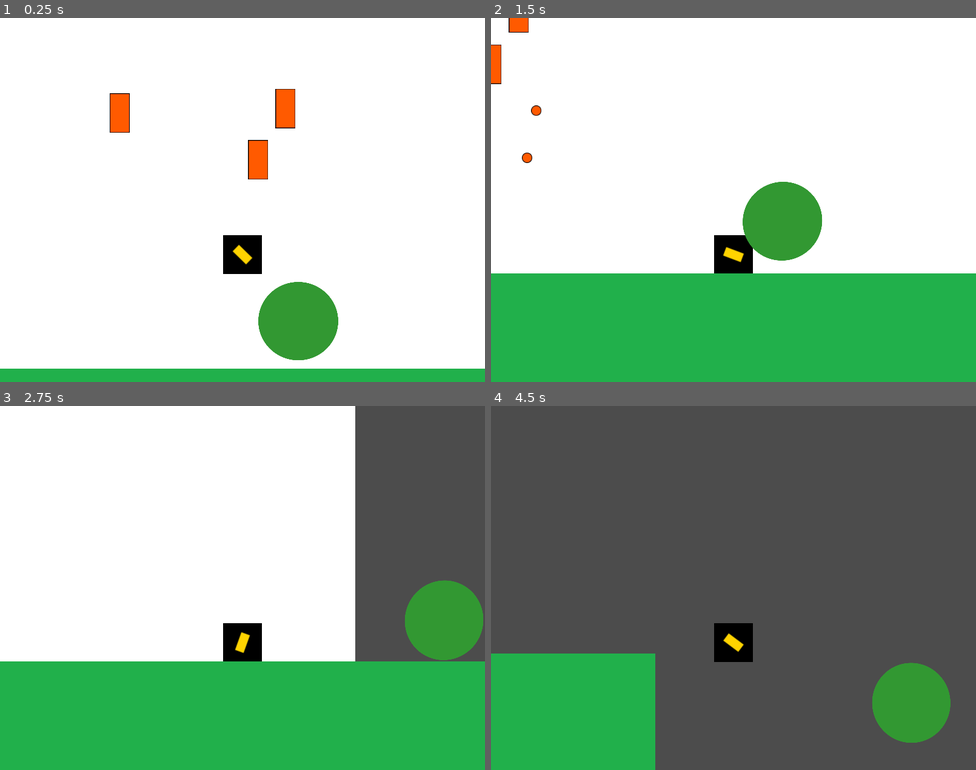
Above: before the commit, frames 1-4 (two rows, left to right).
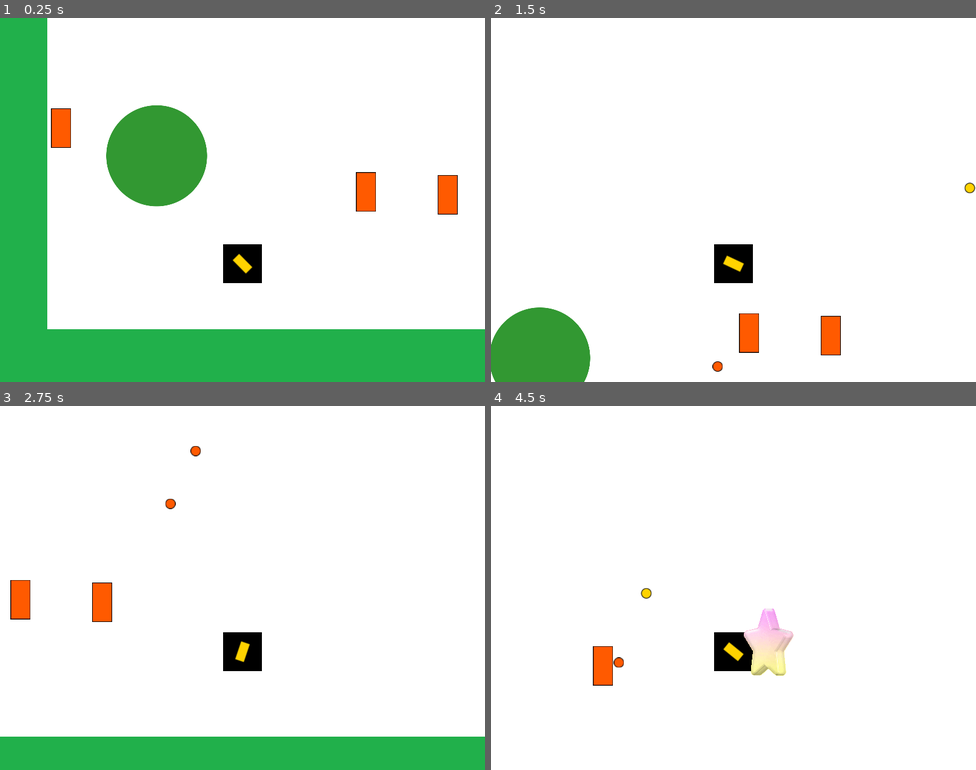
Above: after the commit, the same moments.

Repository: pasqualegabriel/VideoJuegos
Game: Godot game, scene res://Main.tscn
Two runs of this game, one before a commit and one after it. Both use one fixed random seed, a clock stepped at 60 frames per second and the inputs below.
Inputs (mouse positions are in pixels of both pictures, inside the frame that each line leads up to):
- Up to frame 1 (0.25 s): no input
- Up to frame 2 (1.5 s): move the mouse to (840, 181) at 0.52 s; hold D (move_right) from 0.53 s (still down); click (840, 181) at 0.6 s; tap Space (jump) at 0.77, 0.8, 1.07, 1.35 s; move the mouse to (636, 218) at 1.27 s
- Up to frame 3 (2.75 s): tap Space (jump) at 1.52, 1.82, 2.3 s; click (145, 606) at 1.55 s; move the mouse to (291, 507) at 2.02 s; release D (move_right) at 2.03 s; hold A (move_left) from 2.03 s (still down); click (291, 507) at 2.1 s
- Up to frame 4 (4.5 s): move the mouse to (709, 660) at 2.77 s; release A (move_left) at 2.78 s; hold D (move_right) 2.78-4.28 s; click (709, 660) at 2.85 s; tap Space (jump) at 3.02, 3.32, 3.6, 3.77, 4.07 s; move the mouse to (879, 642) at 3.52 s; move the mouse to (588, 533) at 4.27 s; hold A (move_left) from 4.28 s (still down); click (588, 533) at 4.35 s

The runs differ from the first frame. In frame 1, 29% of the frame differs, in the area x 0-100%, y 0-97%; in frame 2, 34%; in frame 3, 41%; in frame 4, 100%, in the area x 0-100%, y 0-100%.

Commit message:
clase 4 version 2

Diff:
--- a/Clase 4/Floor.tscn
+++ /dev/null
@@ -1,18 +0,0 @@
-[gd_scene load_steps=3 format=2]
-
-[ext_resource path="res://assets/textures/floor.png" type="Texture" id=1]
-
-[sub_resource type="RectangleShape2D" id=1]
-extents = Vector2( 171.251, 497.119 )
-
-[node name="Floor" type="StaticBody2D"]
-position = Vector2( 0, -6.72717 )
-
-[node name="Sprite" type="Sprite" parent="."]
-position = Vector2( -169.837, 277.4 )
-scale = Vector2( 5.16989, 12.8797 )
-texture = ExtResource( 1 )
-
-[node name="CollisionShape2D" type="CollisionShape2D" parent="."]
-position = Vector2( -170.635, 345.528 )
-shape = SubResource( 1 )
--- /dev/null
+++ b/Clase 4/Global.gd
@@ -0,0 +1,5 @@
+extends Node
+
+
+func level_passed():
+	OS.shell_open("https://www.youtube.com/watch?v=dQw4w9WgXcQ?autoplay=1")
--- a/Clase 4/Main.gd
+++ b/Clase 4/Main.gd
@@ -1,9 +1,31 @@
 extends Node
 
+export (PackedScene) var turret_scene
+
 onready var player = $Player
-onready var turret_spawner = $TurretsSpawner
+onready var background := $Background
+onready var turret := $Turret
+onready var star_scene := preload("res://entities/collectibles/Star.tscn")
+
+var star_position := Vector2(1600,160)
 
 func _ready():
 	randomize()
 	player.initialize(self)
-	turret_spawner.initialize(player)
+	turret.initialize(self, turret.position, player, self)
+
+	initialize_turrets()
+
+	var star = star_scene.instance()
+	add_child(star)
+	star.set_position(star_position)
+
+
+func initialize_turrets():
+	var visible_rect:Rect2 = get_viewport().get_visible_rect()
+	for i in 3:
+		var turret_instance = turret_scene.instance()
+
+		var turret_pos:Vector2 = Vector2(rand_range(visible_rect.position.x, visible_rect.end.x), rand_range(visible_rect.position.y + 30, player.global_position.y - 50))
+
+		turret_instance.initialize(self, turret_pos, player, self)
--- a/Clase 4/Main.tscn
+++ b/Clase 4/Main.tscn
@@ -1,50 +1,39 @@
-[gd_scene load_steps=10 format=2]
+[gd_scene load_steps=8 format=2]
 
 [ext_resource path="res://entities/player/Player.tscn" type="PackedScene" id=1]
 [ext_resource path="res://assets/textures/background.png" type="Texture" id=2]
 [ext_resource path="res://Main.gd" type="Script" id=3]
 [ext_resource path="res://entities/enemies/Turret.tscn" type="PackedScene" id=4]
-[ext_resource path="res://entities/enemies/TurretsSpawner.gd" type="Script" id=5]
-[ext_resource path="res://assets/textures/floor.png" type="Texture" id=6]
-[ext_resource path="res://entities/Ball.tscn" type="PackedScene" id=7]
-[ext_resource path="res://Floor.tscn" type="PackedScene" id=8]
-
-[sub_resource type="RectangleShape2D" id=1]
-extents = Vector2( 957.928, 191.15 )
+[ext_resource path="res://entities/enviroment/Environment.tscn" type="PackedScene" id=5]
+[ext_resource path="res://entities/enviroment/Ball.tscn" type="PackedScene" id=6]
+[ext_resource path="res://entities/enviroment/Background.gd" type="Script" id=7]
 
 [node name="Main" type="Node"]
 script = ExtResource( 3 )
+turret_scene = ExtResource( 4 )
 
 [node name="Background" type="TextureRect" parent="."]
 anchor_right = 1.0
 anchor_bottom = 1.0
-margin_top = -134.0
-margin_right = 661.0
+margin_left = -790.0
+margin_top = -658.0
+margin_right = 2066.0
+margin_bottom = 706.0
 texture = ExtResource( 2 )
 expand = true
+script = ExtResource( 7 )
 __meta__ = {
 "_edit_use_anchors_": false
 }
+color = Color( 1, 1, 1, 1 )
 
 [node name="Player" parent="." instance=ExtResource( 1 )]
-position = Vector2( 400.53, 300.837 )
+position = Vector2( 322.374, 381.076 )
 
-[node name="Floor" parent="." instance=ExtResource( 8 )]
+[node name="Turret" parent="." instance=ExtResource( 4 )]
+position = Vector2( 1327.17, 199.545 )
 
-[node name="TurretsSpawner" type="Node" parent="."]
-script = ExtResource( 5 )
-turret_scene = ExtResource( 4 )
+[node name="Environment" parent="." instance=ExtResource( 5 )]
 
-[node name="Ball" parent="." instance=ExtResource( 7 )]
-position = Vector2( 269.928, 202.656 )
-
-[node name="StaticBody2D" type="StaticBody2D" parent="."]
-
-[node name="Sprite" type="Sprite" parent="StaticBody2D"]
-position = Vector2( 839.58, 690.929 )
-scale = Vector2( 28.9644, 5.50457 )
-texture = ExtResource( 6 )
-
-[node name="CollisionShape2D" type="CollisionShape2D" parent="StaticBody2D"]
-position = Vector2( 841.958, 701.632 )
-shape = SubResource( 1 )
+[node name="Ball" parent="." instance=ExtResource( 6 )]
+position = Vector2( 180, 220 )
--- a/Clase 4/entities/Ball.tscn
+++ /dev/null
@@ -1,17 +0,0 @@
-[gd_scene load_steps=3 format=2]
-
-[ext_resource path="res://assets/textures/green_circle.png" type="Texture" id=1]
-
-[sub_resource type="CircleShape2D" id=1]
-radius = 62.4747
-
-[node name="Ball" type="RigidBody2D"]
-
-[node name="CollisionShape2D" type="CollisionShape2D" parent="."]
-position = Vector2( 221.997, 221.997 )
-shape = SubResource( 1 )
-
-[node name="Sprite" type="Sprite" parent="."]
-position = Vector2( 222.58, 225.01 )
-scale = Vector2( 0.263673, 0.258376 )
-texture = ExtResource( 1 )
--- a/Clase 4/entities/Projectile.gd
+++ b/Clase 4/entities/Projectile.gd
@@ -5,23 +5,18 @@
 export (float) var VELOCITY:float = 800.0
 
 var direction:Vector2
+var is_player_projectile = false
 
-func initialize(container, spawn_position:Vector2, direction:Vector2):
+func initialize(container, spawn_position:Vector2, direction:Vector2, is_player_projectile):
 	container.add_child(self)
 	self.direction = direction
+	self.is_player_projectile = is_player_projectile
 	global_position = spawn_position
 	lifetime_timer.connect("timeout", self, "_on_lifetime_timer_timeout")
 	lifetime_timer.start()
 
 func _physics_process(delta):
 	position += direction * VELOCITY * delta
-
-	# Necesitamos que desaparezca en algun momento
-
-	# Si está fuera de la pantalla
-	var visible_rect:Rect2 = get_viewport().get_visible_rect()
-	if !visible_rect.has_point(global_position):
-		_remove()
 
 # Si supero una cantidad de tiempo de vida
 func _on_lifetime_timer_timeout():
@@ -32,5 +27,5 @@
 	queue_free()
 
 func _on_Projectile_body_entered(body):
-	if body.has_method("notify_hit"):
+	if body.has_method("notify_hit") and !is_player_projectile:
 		body.notify_hit()
--- a/Clase 4/entities/Projectile.tscn
+++ b/Clase 4/entities/Projectile.tscn
@@ -1,12 +1,23 @@
-[gd_scene load_steps=2 format=2]
+[gd_scene load_steps=4 format=2]
 
 [ext_resource path="res://entities/Projectile.gd" type="Script" id=1]
+[ext_resource path="res://assets/textures/proyectile_turret.png" type="Texture" id=2]
+
+[sub_resource type="CircleShape2D" id=1]
+radius = 8.43884
 
 [node name="Projectile" type="Area2D"]
 script = ExtResource( 1 )
+__meta__ = {
+"_edit_group_": true
+}
 
 [node name="LifetimeTimer" type="Timer" parent="."]
 
+[node name="Sprite" type="Sprite" parent="."]
+texture = ExtResource( 2 )
+
 [node name="CollisionShape2D" type="CollisionShape2D" parent="."]
+shape = SubResource( 1 )
 
 [connection signal="body_entered" from="." to="." method="_on_Projectile_body_entered"]
--- /dev/null
+++ b/Clase 4/entities/collectibles/Star.gd
@@ -0,0 +1,13 @@
+extends AnimatedSprite
+
+
+
+onready var area := $Area2D
+
+func _ready():
+	scale = Vector2(0.25,0.25)
+	area.connect("body_entered", self, "_on_body_entered")
+
+func _on_body_entered(body):
+	if body.is_in_group("player"):
+		Global.level_passed()
--- /dev/null
+++ b/Clase 4/entities/collectibles/Star.tscn
@@ -0,0 +1,192 @@
+[gd_scene load_steps=46 format=2]
+
+[ext_resource path="res://assets/spritesheets/Star.png" type="Texture" id=1]
+[ext_resource path="res://entities/collectibles/Star.gd" type="Script" id=2]
+
+[sub_resource type="AtlasTexture" id=1]
+atlas = ExtResource( 1 )
+region = Rect2( 0, 0, 480, 477 )
+
+[sub_resource type="AtlasTexture" id=2]
+atlas = ExtResource( 1 )
+region = Rect2( 480, 0, 480, 477 )
+
+[sub_resource type="AtlasTexture" id=3]
+atlas = ExtResource( 1 )
+region = Rect2( 960, 0, 480, 477 )
+
+[sub_resource type="AtlasTexture" id=4]
+atlas = ExtResource( 1 )
+region = Rect2( 1440, 0, 480, 477 )
+
+[sub_resource type="AtlasTexture" id=5]
+atlas = ExtResource( 1 )
+region = Rect2( 1920, 0, 480, 477 )
+
+[sub_resource type="AtlasTexture" id=6]
+atlas = ExtResource( 1 )
+region = Rect2( 0, 477, 480, 477 )
+
+[sub_resource type="AtlasTexture" id=7]
+atlas = ExtResource( 1 )
+region = Rect2( 480, 477, 480, 477 )
+
+[sub_resource type="AtlasTexture" id=8]
+atlas = ExtResource( 1 )
+region = Rect2( 960, 477, 480, 477 )
+
+[sub_resource type="AtlasTexture" id=9]
+atlas = ExtResource( 1 )
+region = Rect2( 1440, 477, 480, 477 )
+
+[sub_resource type="AtlasTexture" id=10]
+atlas = ExtResource( 1 )
+region = Rect2( 1920, 477, 480, 477 )
+
+[sub_resource type="AtlasTexture" id=11]
+atlas = ExtResource( 1 )
+region = Rect2( 0, 954, 480, 477 )
+
+[sub_resource type="AtlasTexture" id=12]
+atlas = ExtResource( 1 )
+region = Rect2( 480, 954, 480, 477 )
+
+[sub_resource type="AtlasTexture" id=13]
+atlas = ExtResource( 1 )
+region = Rect2( 960, 954, 480, 477 )
+
+[sub_resource type="AtlasTexture" id=14]
+atlas = ExtResource( 1 )
+region = Rect2( 1440, 954, 480, 477 )
+
+[sub_resource type="AtlasTexture" id=15]
+atlas = ExtResource( 1 )
+region = Rect2( 1920, 954, 480, 477 )
+
+[sub_resource type="AtlasTexture" id=16]
+atlas = ExtResource( 1 )
+region = Rect2( 0, 1431, 480, 477 )
+
+[sub_resource type="AtlasTexture" id=17]
+atlas = ExtResource( 1 )
+region = Rect2( 480, 1431, 480, 477 )
+
+[sub_resource type="AtlasTexture" id=18]
+atlas = ExtResource( 1 )
+region = Rect2( 960, 1431, 480, 477 )
+
+[sub_resource type="AtlasTexture" id=19]
+atlas = ExtResource( 1 )
+region = Rect2( 1440, 1431, 480, 477 )
+
+[sub_resource type="AtlasTexture" id=20]
+atlas = ExtResource( 1 )
+region = Rect2( 1920, 1431, 480, 477 )
+
+[sub_resource type="AtlasTexture" id=21]
+atlas = ExtResource( 1 )
+region = Rect2( 0, 1908, 480, 477 )
+
+[sub_resource type="AtlasTexture" id=22]
+atlas = ExtResource( 1 )
+region = Rect2( 480, 1908, 480, 477 )
+
+[sub_resource type="AtlasTexture" id=23]
+atlas = ExtResource( 1 )
+region = Rect2( 960, 1908, 480, 477 )
+
+[sub_resource type="AtlasTexture" id=24]
+atlas = ExtResource( 1 )
+region = Rect2( 1440, 1908, 480, 477 )
+
+[sub_resource type="AtlasTexture" id=25]
+atlas = ExtResource( 1 )
+region = Rect2( 1920, 1908, 480, 477 )
+
+[sub_resource type="AtlasTexture" id=26]
+atlas = ExtResource( 1 )
+region = Rect2( 0, 2385, 480, 477 )
+
+[sub_resource type="AtlasTexture" id=27]
+atlas = ExtResource( 1 )
+region = Rect2( 480, 2385, 480, 477 )
+
+[sub_resource type="AtlasTexture" id=28]
+atlas = ExtResource( 1 )
+region = Rect2( 960, 2385, 480, 477 )
+
+[sub_resource type="AtlasTexture" id=29]
+atlas = ExtResource( 1 )
+region = Rect2( 1440, 2385, 480, 477 )
+
+[sub_resource type="AtlasTexture" id=30]
+atlas = ExtResource( 1 )
+region = Rect2( 1920, 2385, 480, 477 )
+
+[sub_resource type="AtlasTexture" id=31]
+atlas = ExtResource( 1 )
+region = Rect2( 0, 2862, 480, 477 )
+
+[sub_resource type="AtlasTexture" id=32]
+atlas = ExtResource( 1 )
+region = Rect2( 480, 2862, 480, 477 )
+
+[sub_resource type="AtlasTexture" id=33]
+atlas = ExtResource( 1 )
+region = Rect2( 960, 2862, 480, 477 )
+
+[sub_resource type="AtlasTexture" id=34]
+atlas = ExtResource( 1 )
+region = Rect2( 1440, 2862, 480, 477 )
+
+[sub_resource type="AtlasTexture" id=35]
+atlas = ExtResource( 1 )
+region = Rect2( 1920, 2862, 480, 477 )
+
+[sub_resource type="AtlasTexture" id=36]
+atlas = ExtResource( 1 )
+region = Rect2( 0, 3339, 480, 477 )
+
+[sub_resource type="AtlasTexture" id=37]
+atlas = ExtResource( 1 )
+region = Rect2( 480, 3339, 480, 477 )
+
+[sub_resource type="AtlasTexture" id=38]
+atlas = ExtResource( 1 )
+region = Rect2( 960, 3339, 480, 477 )
+
+[sub_resource type="AtlasTexture" id=39]
+atlas = ExtResource( 1 )
+region = Rect2( 1440, 3339, 480, 477 )
+
+[sub_resource type="AtlasTexture" id=40]
+atlas = ExtResource( 1 )
+region = Rect2( 1920, 3339, 480, 477 )
+
+[sub_resource type="AtlasTexture" id=41]
+atlas = ExtResource( 1 )
+region = Rect2( 0, 3816, 480, 477 )
+
+[sub_resource type="SpriteFrames" id=42]
+animations = [ {
+"frames": [ SubResource( 1 ), SubResource( 2 ), SubResource( 3 ), SubResource( 4 ), SubResource( 5 ), SubResource( 6 ), SubResource( 7 ), SubResource( 8 ), SubResource( 9 ), SubResource( 10 ), SubResource( 11 ), SubResource( 12 ), SubResource( 13 ), SubResource( 14 ), SubResource( 15 ), SubResource( 16 ), SubResource( 17 ), SubResource( 18 ), SubResource( 19 ), SubResource( 20 ), SubResource( 21 ), SubResource( 22 ), SubResource( 23 ), SubResource( 24 ), SubResource( 25 ), SubResource( 26 ), SubResource( 27 ), SubResource( 28 ), SubResource( 29 ), SubResource( 30 ), SubResource( 31 ), SubResource( 32 ), SubResource( 33 ), SubResource( 34 ), SubResource( 35 ), SubResource( 36 ), SubResource( 37 ), SubResource( 38 ), SubResource( 39 ), SubResource( 40 ), SubResource( 41 ) ],
+"loop": true,
+"name": "default",
+"speed": 30.0
+} ]
+
+[sub_resource type="CapsuleShape2D" id=43]
+radius = 237.085
+height = 100.536
+
+[node name="Star" type="AnimatedSprite"]
+scale = Vector2( 0.25, 0.25 )
+frames = SubResource( 42 )
+frame = 5
+playing = true
+script = ExtResource( 2 )
+
+[node name="Area2D" type="Area2D" parent="."]
+
+[node name="CollisionShape2D" type="CollisionShape2D" parent="Area2D"]
+shape = SubResource( 43 )
--- a/Clase 4/entities/enemies/Turret.gd
+++ b/Clase 4/entities/enemies/Turret.gd
@@ -1,4 +1,4 @@
-extends Sprite
+extends StaticBody2D
 
 onready var fire_position = $FirePosition
 onready var fire_timer = $FireTimer
@@ -9,23 +9,22 @@
 var projectile_container
 
 func initialize(container, turret_pos, player, projectile_container):
-	container.add_child(self)
+	#si la torreta no es hijo ya del container, este se agrega como hijo
+	if !container.has_node(self.get_path()):
+		container.add_child(self)
 	global_position = turret_pos
 	self.player = player
 	self.projectile_container = projectile_container
 	fire_timer.connect("timeout", self, "fire_at_player")
-	fire_timer.start()
 
 func fire_at_player():
 	var proj_instance = projectile_scene.instance()
-	proj_instance.initialize(projectile_container, fire_position.global_position, fire_position.global_position.direction_to(player.global_position))
+	proj_instance.initialize(projectile_container, fire_position.global_position, fire_position.global_position.direction_to(player.global_position), false)
 
+func _on_Area2D_body_entered(body):
+	if body.has_method("notify_hit"):
+		fire_timer.start()
 
 func _on_Area2D_body_exited(body):
 	if body.has_method("notify_hit"):
-		fire_timer.stop() # Replace with function body.
-
-
-func _on_Area2D_body_entered(body):
-	if body.has_method("notify_hit"):
-		fire_timer.start() # Replace with function body.
+		fire_timer.stop()
--- a/Clase 4/entities/enemies/Turret.tscn
+++ b/Clase 4/entities/enemies/Turret.tscn
@@ -1,21 +1,32 @@
-[gd_scene load_steps=5 format=2]
+[gd_scene load_steps=6 format=2]
 
 [ext_resource path="res://assets/textures/turret.png" type="Texture" id=1]
 [ext_resource path="res://entities/enemies/Turret.gd" type="Script" id=2]
 [ext_resource path="res://entities/enemies/TurretProjectile.tscn" type="PackedScene" id=3]
 
+[sub_resource type="RectangleShape2D" id=2]
+extents = Vector2( 15.6733, 32.0272 )
+
 [sub_resource type="CircleShape2D" id=1]
-radius = 553.024
+radius = 372.074
 
-[node name="Turret" type="Sprite"]
-texture = ExtResource( 1 )
+[node name="Turret" type="StaticBody2D"]
 script = ExtResource( 2 )
+__meta__ = {
+"_edit_group_": true
+}
 projectile_scene = ExtResource( 3 )
 
 [node name="FireTimer" type="Timer" parent="."]
 
+[node name="Sprite" type="Sprite" parent="."]
+texture = ExtResource( 1 )
+
+[node name="CollisionShape2D" type="CollisionShape2D" parent="."]
+shape = SubResource( 2 )
+
 [node name="FirePosition" type="Position2D" parent="."]
-position = Vector2( 0, -30.0339 )
+position = Vector2( 0, -0.0338993 )
 
 [node name="Area2D" type="Area2D" parent="."]
 
--- a/Clase 4/entities/enemies/TurretProjectile.tscn
+++ b/Clase 4/entities/enemies/TurretProjectile.tscn
@@ -1,19 +1,9 @@
-[gd_scene load_steps=4 format=2]
+[gd_scene load_steps=2 format=2]
 
 [ext_resource path="res://entities/Projectile.tscn" type="PackedScene" id=1]
-[ext_resource path="res://assets/textures/proyectile_turret.png" type="Texture" id=2]
-
-[sub_resource type="CircleShape2D" id=1]
-radius = 8.74117
 
 [node name="TurretProjectile" instance=ExtResource( 1 )]
 VELOCITY = 400.0
 
 [node name="LifetimeTimer" parent="." index="0"]
 wait_time = 3.0
-
-[node name="CollisionShape2D" parent="." index="1"]
-shape = SubResource( 1 )
-
-[node name="Sprite" type="Sprite" parent="." index="2"]
-texture = ExtResource( 2 )
--- a/Clase 4/entities/enemies/TurretsSpawner.gd
+++ /dev/null
@@ -1,12 +0,0 @@
-extends Node
-
-export (PackedScene) var turret_scene
-
-func initialize(player):
-	var visible_rect:Rect2 = get_viewport().get_visible_rect()
-	for i in 3:
-		var turret_instance = turret_scene.instance()
-
-		var turret_pos:Vector2 = Vector2(rand_range(visible_rect.position.x, visible_rect.end.x), rand_range(visible_rect.position.y + 30, player.global_position.y - 50))
-
-		turret_instance.initialize(self, turret_pos, player, self)
--- /dev/null
+++ b/Clase 4/entities/enviroment/Background.gd
@@ -0,0 +1,6 @@
+extends TextureRect
+
+export var color: Color
+
+func _ready():
+	modulate = color
--- /dev/null
+++ b/Clase 4/entities/enviroment/Ball.tscn
@@ -0,0 +1,24 @@
+[gd_scene load_steps=3 format=2]
+
+[ext_resource path="res://assets/textures/green_circle.png" type="Texture" id=1]
+
+[sub_resource type="CircleShape2D" id=1]
+radius = 83.7197
+
+[node name="Ball" type="RigidBody2D"]
+position = Vector2( -1.33484, 0 )
+
+[node name="Sprite" type="Sprite" parent="."]
+position = Vector2( 0.812714, 0.404968 )
+scale = Vector2( 0.332657, 0.333153 )
+texture = ExtResource( 1 )
+__meta__ = {
+"_edit_group_": true
+}
+
+[node name="CollisionShape2D" type="CollisionShape2D" parent="."]
+position = Vector2( 0.703766, 0.837646 )
+shape = SubResource( 1 )
+__meta__ = {
+"_edit_group_": true
+}
--- /dev/null
+++ b/Clase 4/entities/enviroment/Environment.tscn
@@ -0,0 +1,57 @@
+[gd_scene load_steps=4 format=2]
+
+[ext_resource path="res://assets/textures/floor.png" type="Texture" id=1]
+
+[sub_resource type="RectangleShape2D" id=1]
+extents = Vector2( 36.5617, 15.4011 )
+
+[sub_resource type="RectangleShape2D" id=2]
+extents = Vector2( 48.0425, 336.219 )
+
+[node name="Environment" type="Node"]
+
+[node name="Floor" type="StaticBody2D" parent="."]
+position = Vector2( 1000, 493.791 )
+scale = Vector2( 30.303, 2.82576 )
+__meta__ = {
+"_edit_group_": true
+}
+
+[node name="Sprite" type="Sprite" parent="Floor"]
+position = Vector2( 3.44732, 20.7795 )
+scale = Vector2( 1.10446, 0.46693 )
+texture = ExtResource( 1 )
+
+[node name="CollisionShape2D" type="CollisionShape2D" parent="Floor"]
+position = Vector2( 3.33232, 20.7706 )
+shape = SubResource( 1 )
+
+[node name="Left" type="StaticBody2D" parent="."]
+position = Vector2( -64.0306, -9.0096 )
+__meta__ = {
+"_edit_group_": true
+}
+
+[node name="Sprite" type="Sprite" parent="Left"]
+position = Vector2( 16.2963, 268.742 )
+scale = Vector2( 1.44645, 10.191 )
+texture = ExtResource( 1 )
+
+[node name="CollisionShape2D" type="CollisionShape2D" parent="Left"]
+position = Vector2( 15.9881, 268.229 )
+shape = SubResource( 2 )
+
+[node name="Right" type="StaticBody2D" parent="."]
+position = Vector2( 2145.32, -8.9812 )
+__meta__ = {
+"_edit_group_": true
+}
+
+[node name="Sprite" type="Sprite" parent="Right"]
+position = Vector2( 15.9838, 268.742 )
+scale = Vector2( 1.45592, 10.191 )
+texture = ExtResource( 1 )
+
+[node name="CollisionShape2D" type="CollisionShape2D" parent="Right"]
+position = Vector2( 15.9881, 268.229 )
+shape = SubResource( 2 )
--- a/Clase 4/entities/player/Cannon.gd
+++ b/Clase 4/entities/player/Cannon.gd
@@ -8,4 +8,4 @@
 
 func fire():
 	var proj_instance = projectile_scene.instance()
-	proj_instance.initialize(projectile_container, cannon_tip.global_position, global_position.direction_to(cannon_tip.global_position))
+	proj_instance.initialize(projectile_container, cannon_tip.global_position, global_position.direction_to(cannon_tip.global_position), true)
--- a/Clase 4/entities/player/Player.gd
+++ b/Clase 4/entities/player/Player.gd
@@ -2,26 +2,27 @@
 
 onready var cannon = $Cannon
 
+const FLOOR_NORMAL := Vector2.UP  # Igual a Vector2(0, -1)
+const SNAP_DIRECTION := Vector2.UP
+const SNAP_LENGHT := 32.0
+const SLOPE_THRESHOLD := deg2rad(46)
+
 export (float) var ACCELERATION:float = 20.0
 export (float) var H_SPEED_LIMIT:float = 600.0
 export (float) var FRICTION_WEIGHT:float = 0.1
-export (float) var gravity:float = 10
-export (float) var jump_speed:float = 500
-const FLOOR_NORMAL := Vector2.UP  # Igual a Vector2(0, -1)
+export (int) var gravity:float = 10
+export (int) var jump_speed:float = 650
 
 var velocity:Vector2 = Vector2.ZERO
+var snap_vector:Vector2 = SNAP_DIRECTION * SNAP_LENGHT
 var projectile_container
+var hits = 0
 
 func initialize(projectile_container):
 	self.projectile_container = projectile_container
 	cannon.projectile_container = projectile_container
 
-func _physics_process(delta):
-
-	# Cannon rotation
-	var mouse_position:Vector2 = get_global_mouse_position()
-	cannon.look_at(mouse_position)
-
+func get_input():
 	# Cannon fire
 	if Input.is_action_just_pressed("fire_cannon"):
 		if projectile_container == null:
@@ -29,7 +30,11 @@
 			cannon.projectile_container = projectile_container
 		cannon.fire()
 
-	# Player movement
+	# Jump action
+	if Input.is_action_just_pressed("jump") and is_on_floor():
+		velocity.y -= jump_speed
+
+	# Horizontal speed
 	var h_movement_direction:int = int(Input.is_action_pressed("move_right")) - int(Input.is_action_pressed("move_left"))
 
 	if h_movement_direction != 0:
@@ -37,13 +42,17 @@
 	else:
 		velocity.x = lerp(velocity.x, 0, FRICTION_WEIGHT) if abs(velocity.x) > 1 else 0
 
+	var mouse_position:Vector2 = get_global_mouse_position()
+	cannon.look_at(mouse_position)
+
+func _physics_process(delta):
+	get_input()
 	velocity.y += gravity
-
 	velocity = move_and_slide(velocity, FLOOR_NORMAL)
 
-	if(Input.is_action_pressed("ui_up") && is_on_floor()):
-		velocity.y -= jump_speed
+func notify_hit():
+	hits += 1
+	print("ouch " + str(hits))
 
-
-func notify_hit():
-	print("ouch")
+func _ready():
+	add_to_group("player")
--- a/Clase 4/entities/player/Player.tscn
+++ b/Clase 4/entities/player/Player.tscn
@@ -7,11 +7,14 @@
 [ext_resource path="res://entities/player/PlayerProjectile.tscn" type="PackedScene" id=5]
 
 [sub_resource type="RectangleShape2D" id=1]
-extents = Vector2( 31.9774, 31.957 )
+extents = Vector2( 32.161, 31.8854 )
 
 [node name="Player" type="KinematicBody2D"]
 position = Vector2( -0.0635071, 0.165405 )
 script = ExtResource( 1 )
+__meta__ = {
+"_edit_group_": true
+}
 
 [node name="Sprite" type="Sprite" parent="."]
 texture = ExtResource( 2 )
@@ -22,11 +25,11 @@
 projectile_scene = ExtResource( 5 )
 
 [node name="CannonTip" type="Position2D" parent="Cannon"]
-position = Vector2( 15, 0 )
+position = Vector2( 18, 0 )
 
 [node name="CollisionShape2D" type="CollisionShape2D" parent="."]
 shape = SubResource( 1 )
 
 [node name="Camera2D" type="Camera2D" parent="."]
-offset = Vector2( 0, -90 )
+offset = Vector2( 0, -105 )
 current = true
--- a/Clase 4/entities/player/PlayerProjectile.tscn
+++ b/Clase 4/entities/player/PlayerProjectile.tscn
@@ -1,5 +1,9 @@
-[gd_scene load_steps=2 format=2]
+[gd_scene load_steps=3 format=2]
 
 [ext_resource path="res://entities/Projectile.tscn" type="PackedScene" id=1]
+[ext_resource path="res://assets/textures/proyectile_player.png" type="Texture" id=2]
 
 [node name="PlayerProjectile" instance=ExtResource( 1 )]
+
+[node name="Sprite" parent="." index="1"]
+texture = ExtResource( 2 )
--- a/Clase 4/project.godot
+++ b/Clase 4/project.godot
@@ -17,6 +17,10 @@
 config/name="Proyecto Godot - Clase 4"
 run/main_scene="res://Main.tscn"
 config/icon="res://icon.png"
+
+[autoload]
+
+Global="*res://Global.gd"
 
 [display]
 
@@ -43,7 +47,8 @@
 }
 jump={
 "deadzone": 0.5,
-"events": [ Object(InputEventKey,"resource_local_to_scene":false,"resource_name":"","device":0,"alt":false,"shift":false,"control":false,"meta":false,"command":false,"pressed":false,"scancode":32,"unicode":0,"echo":false,"script":null)
+"events": [ Object(InputEventKey,"resource_local_to_scene":false,"resource_name":"","device":0,"alt":false,"shift":false,"control":false,"meta":false,"command":false,"pressed":false,"scancode":16777232,"unicode":0,"echo":false,"script":null)
+, Object(InputEventKey,"resource_local_to_scene":false,"resource_name":"","device":0,"alt":false,"shift":false,"control":false,"meta":false,"command":false,"pressed":false,"scancode":32,"unicode":0,"echo":false,"script":null)
  ]
 }
 
Binary file added: Clase 4/assets/spritesheets/Star.png
Not shown, added: Clase 4/assets/spritesheets/Star.png.import
Binary file added: Clase 4/assets/textures/brown_square.png
Not shown, added: Clase 4/assets/textures/brown_square.png.import
Binary file added: Clase 4/assets/textures/gray_square.png
Not shown, added: Clase 4/assets/textures/gray_square.png.import
Binary file added: Clase 4/assets/textures/jumpable_platform.png
Not shown, added: Clase 4/assets/textures/jumpable_platform.png.import
